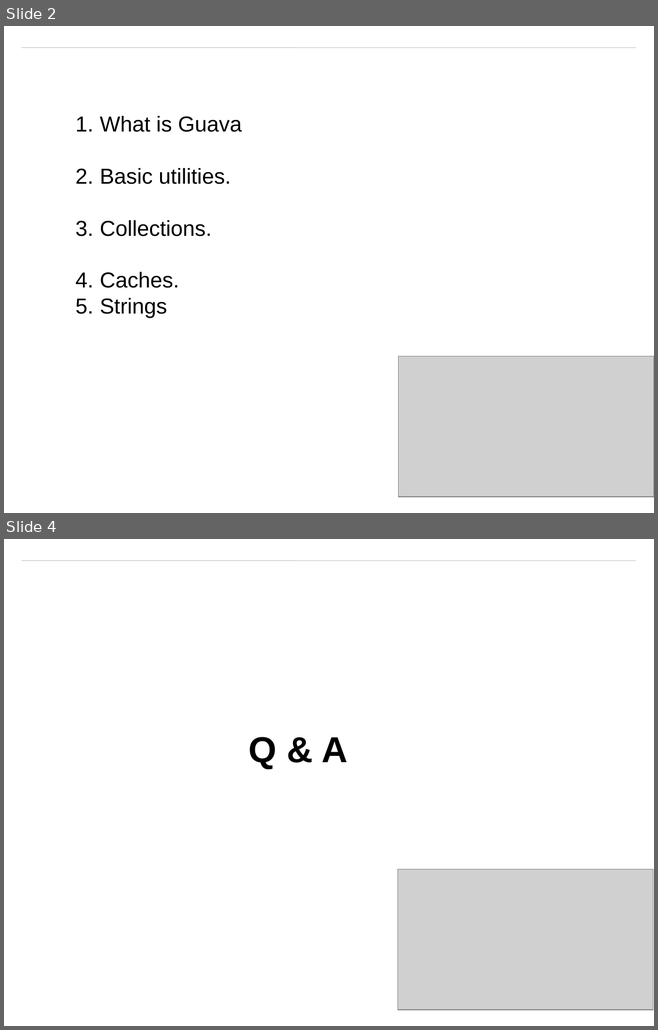
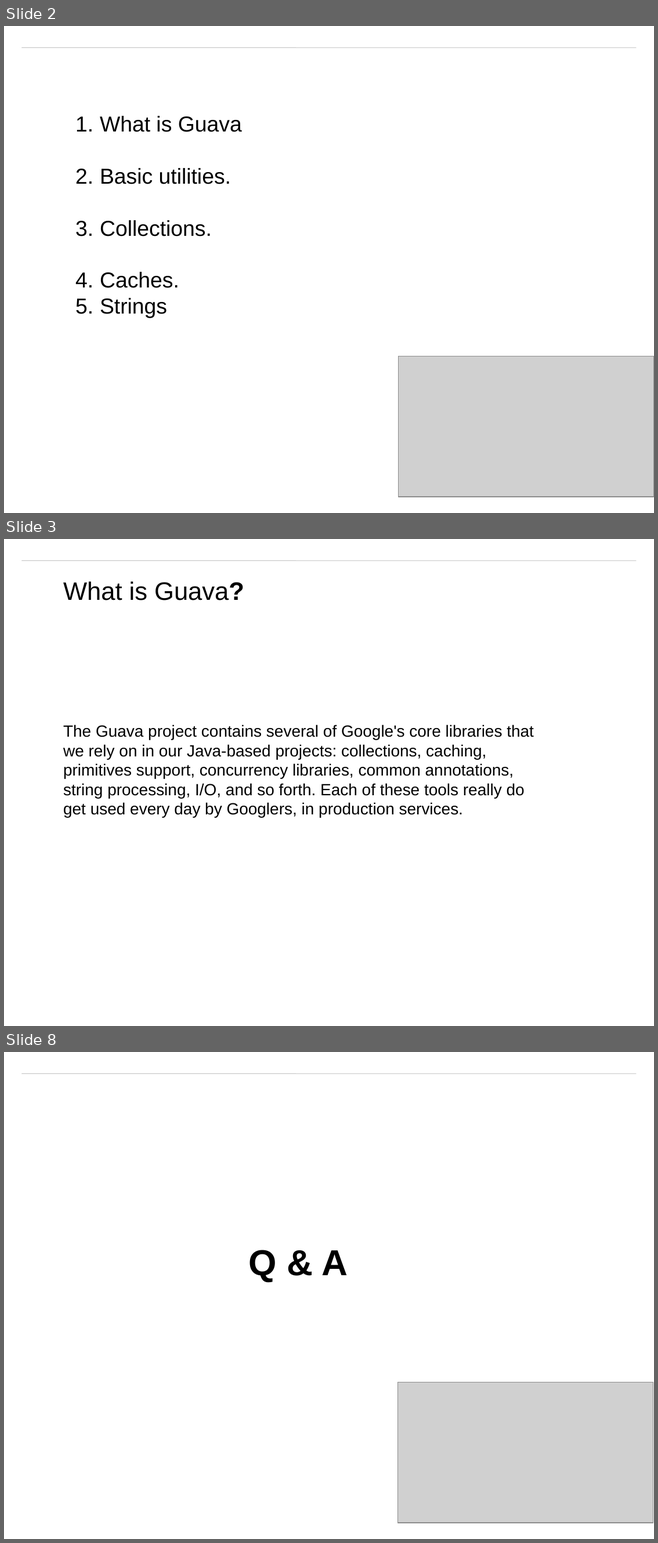
Before and after one commit to matt19870107/Guava, a slide deck: Guava.pptx. Shown one above the other, each under a label of ours: slides 2 and 4 before the commit, slides 2, 3 and 8 after it; the slides between them are not shown. The pictures are 658x1030 and 658x1543 pixels, drawn with LibreOffice and Linux fonts; fonts in the diff are those of the drawing; grey boxes stand for pictures; background and template pictures are left out. Boxes give left, top, right and bottom in pixels: in the first picture for what was removed or moved away, otherwise in the second. Text is boxed around its words. In the diff, an @@ line names an element or a change of style, - is before the commit and + after.

```diff
--- a/Guava.pptx
+++ b/Guava.pptx
@@ slide 3 added at (4, 539, 654, 1026), background #FFFFFF; not listed: 1 template element that a slide beside it also shows @@
@@ text added at (63, 581, 244, 600), 28 pt, text #000000 @@
+What is Guava?
@@ text added at (63, 725, 534, 818), 18 pt, text #000000 @@
+The Guava project contains several of Google's core libraries that we rely on in our Java-based projects: collections, caching, primitives support, concurrency libraries, common annotations, string processing, I/O, and so forth. Each of these tools really do get used every day by Googlers, in production services.
@@ what was slide 4 is now slide 8 @@
```
Also in this commit, not shown: 4 other slides added, 1 slide removed, 13 other files.
